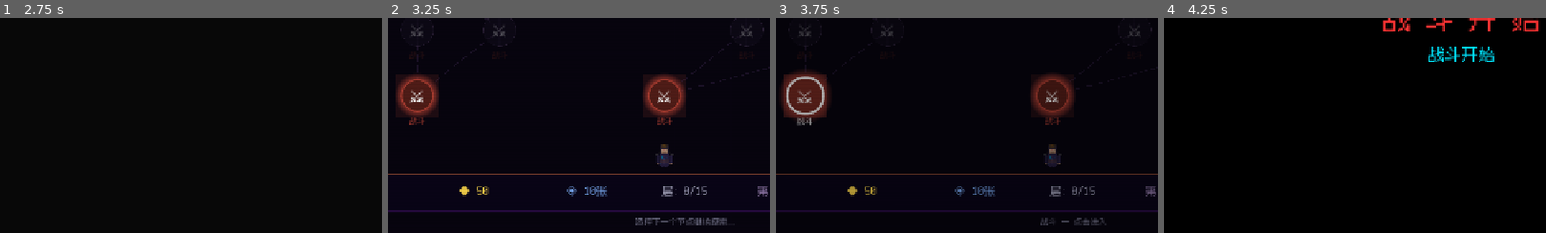
Above: before the commit, frames 1-4 (left to right).
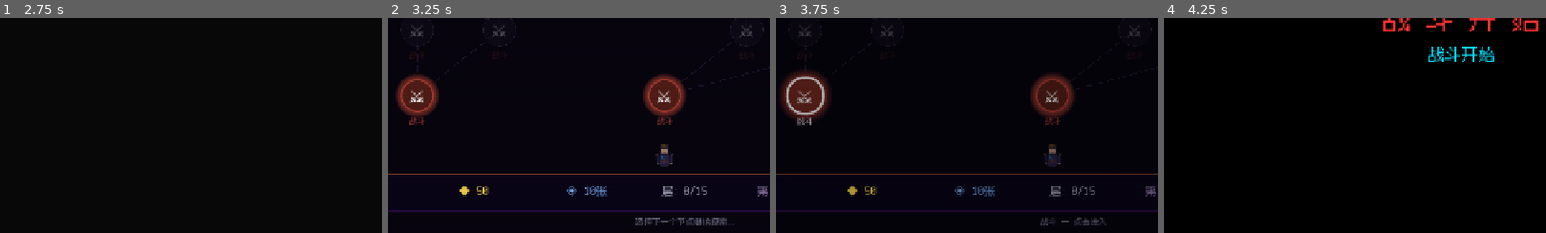
Above: after the commit, the same moments.

Repository: 9G420/CyberTao8
Game: Godot game, scene res://Scenes/Title.tscn
Same seed, same stepped clock (60 frames per second), same inputs: the game is played once before the commit and once after it. Sound files missing from this copy of the repository are replaced by a short silence.
Inputs (mouse positions are % of the whole screen's width and height, from its top left):
- Up to frame 1 (2.75 s): click "新 游 戏" at 0.5 s; tap Enter (ui_accept) at 1.25, 1.52 s; move the mouse to (72, 45) at 1.27 s; click (72, 45) at 1.42 s; drag from (30, 55) to (45, 70) at 2.02 s
- Up to frame 2 (3.25 s): move the mouse to (60, 28) at 2.77 s; click (60, 28) at 2.92 s
- Up to frame 3 (3.75 s): click (15, 68) at 3.52 s
- Up to frame 4 (4.25 s): no input
The pictures show only the part of the screen within x 11-61%, y 50-100%; the shares and areas given below are measured in that part.

Frame 1 is identical in both runs. In frame 3, 0.3% of the frame differs, in the area x 2-14%, y 26-47%; in frame 4, nothing differs.

Commit message:
Replace square outer glow with circular Panel using StyleBoxFlat
The outer glow behind reachable/current nodes was a ColorRect (square),
which looked ugly behind round nodes. Replaced with a Panel using
StyleBoxFlat with corner_radius equal to the glow radius, making it
circular. Updated hover callbacks to modify the stylebox bg_color.a
instead of the removed ColorRect.color.a property.

Diff:
--- a/Scripts/UI/Map.gd
+++ b/Scripts/UI/Map.gd
@@ -283,15 +283,20 @@
 	var base_color: Color = TYPE_COLORS.get(ntype, Color(0.5, 0.5, 0.5))
 	var icon_text: String = TYPE_ICONS.get(ntype, "?")
 
-	# ── 外圈光晕 (reachable/current 才显示) ──
-	var outer_glow: ColorRect = null
+	# ── 外圈光晕 (reachable/current 才显示, 用圆形Panel代替方形ColorRect) ──
+	var outer_glow: Panel = null
 	if is_reachable or is_current:
-		outer_glow = ColorRect.new()
+		outer_glow = Panel.new()
 		var glow_r: int = NODE_RADIUS + 8
 		outer_glow.position = Vector2(pos.x - glow_r, pos.y - glow_r)
 		outer_glow.size = Vector2(glow_r * 2, glow_r * 2)
 		var glow_col: Color = base_color if is_reachable else Color(1, 0.85, 0.3)
-		outer_glow.color = Color(glow_col.r, glow_col.g, glow_col.b, 0.15)
+		var glow_sb := StyleBoxFlat.new()
+		glow_sb.bg_color = Color(glow_col.r, glow_col.g, glow_col.b, 0.12)
+		glow_sb.set_corner_radius_all(glow_r)
+		glow_sb.border_color = Color(glow_col.r, glow_col.g, glow_col.b, 0.08)
+		glow_sb.set_border_width_all(0)
+		outer_glow.add_theme_stylebox_override("panel", glow_sb)
 		outer_glow.mouse_filter = Control.MOUSE_FILTER_IGNORE
 		map_canvas.add_child(outer_glow)
 
@@ -419,7 +424,9 @@
 			type_lbl.add_theme_font_size_override("font_size", 14)
 			# 外圈光晕增强
 			if outer_glow and is_instance_valid(outer_glow):
-				outer_glow.color.a = 0.35
+				var g_sb: StyleBoxFlat = outer_glow.get_theme_stylebox("panel") as StyleBoxFlat
+				if g_sb:
+					g_sb.bg_color.a = 0.3
 			# 更新信息文字
 			if info_label and is_instance_valid(info_label):
 				info_label.text = TYPE_NAMES.get(ntype, "") + " — 点击进入"
@@ -438,7 +445,9 @@
 			type_lbl.add_theme_font_size_override("font_size", 13)
 			# 外圈光晕恢复
 			if outer_glow and is_instance_valid(outer_glow):
-				outer_glow.color.a = 0.15
+				var g_sb: StyleBoxFlat = outer_glow.get_theme_stylebox("panel") as StyleBoxFlat
+				if g_sb:
+					g_sb.bg_color.a = 0.12
 			# 恢复信息文字
 			if info_label and is_instance_valid(info_label):
 				info_label.text = "选择下一个节点继续探索..."
